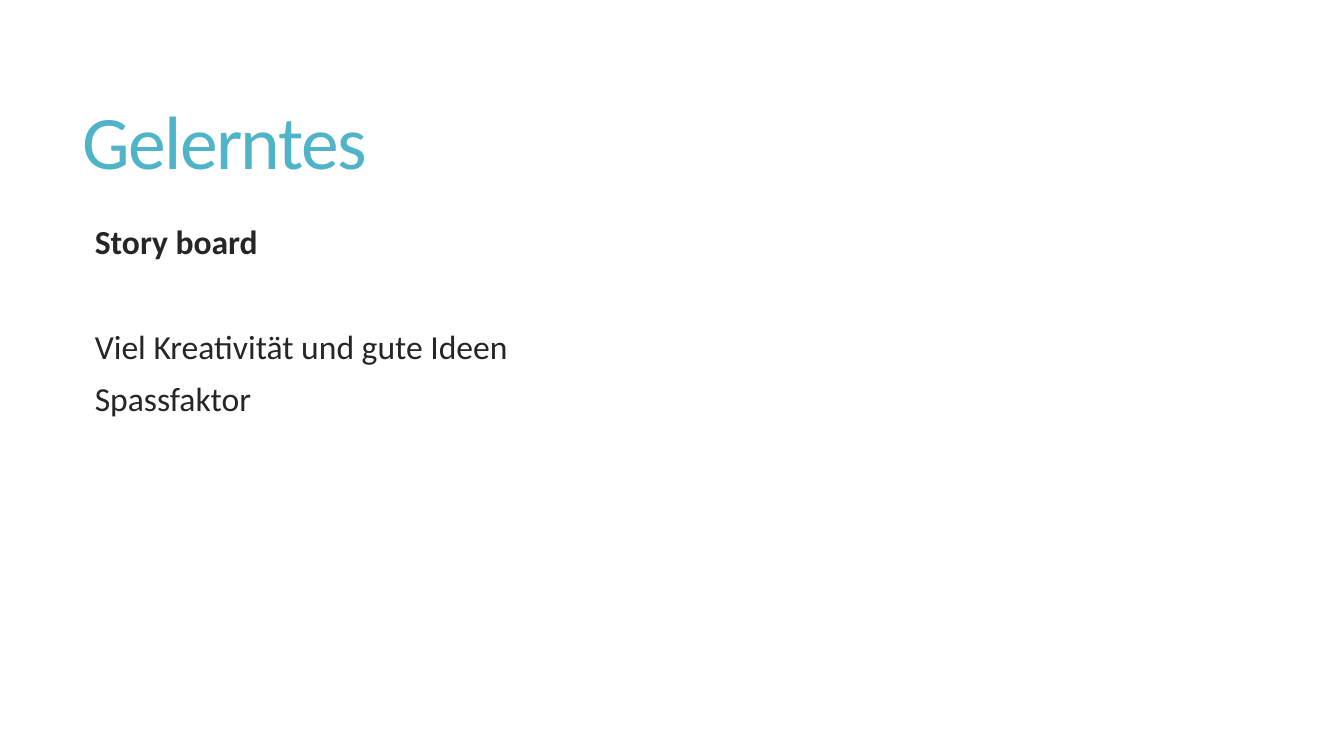
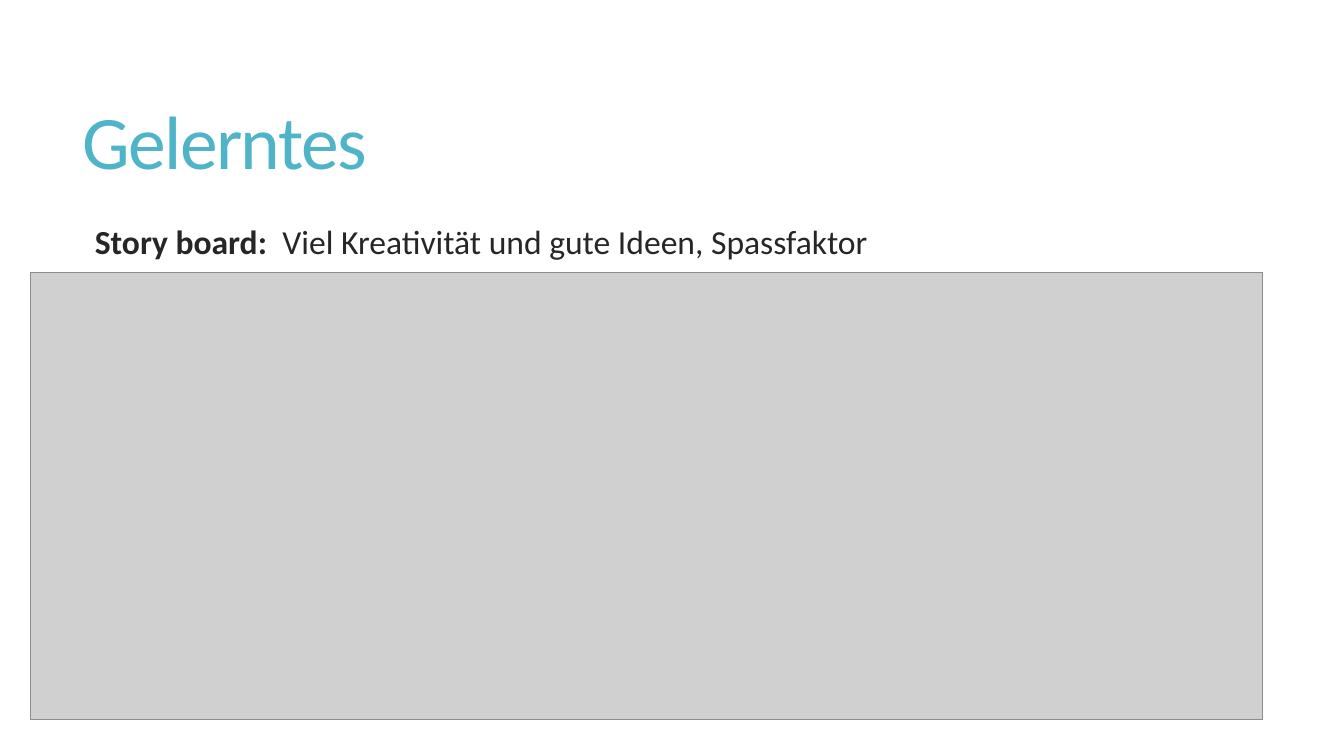
Before and after one commit to wirtj1/relatives, a slide deck: slide 15 of Orange/doc/CS01/task14/FinalPresentation.pptx (slide 16 before the commit). Drawn at 1344x756 pixels with LibreOffice and Linux fonts; fonts in the diff are those of the drawing; grey boxes stand for pictures. Boxes give left, top, right and bottom in pixels: in the first picture for what was removed or moved away, otherwise in the second. Text is boxed around its words. In the diff, an @@ line names an element or a change of style, - is before the commit and + after.

Commit message:
updated final Presentation

```diff
--- a/Orange/doc/CS01/task14/FinalPresentation.pptx
+++ b/Orange/doc/CS01/task14/FinalPresentation.pptx
@@ text at bbox=[95, 230, 867, 260]: text changed @@
-  Story board
-  Viel Kreativität und gute Ideen
-  Spassfaktor
+  Story board: Viel Kreativität und gute Ideen, Spassfaktor
@@ picture added at bbox=[30, 272, 1262, 719] @@
```
Also in this commit, not shown: 5 other slides changed, 2 slides removed.
